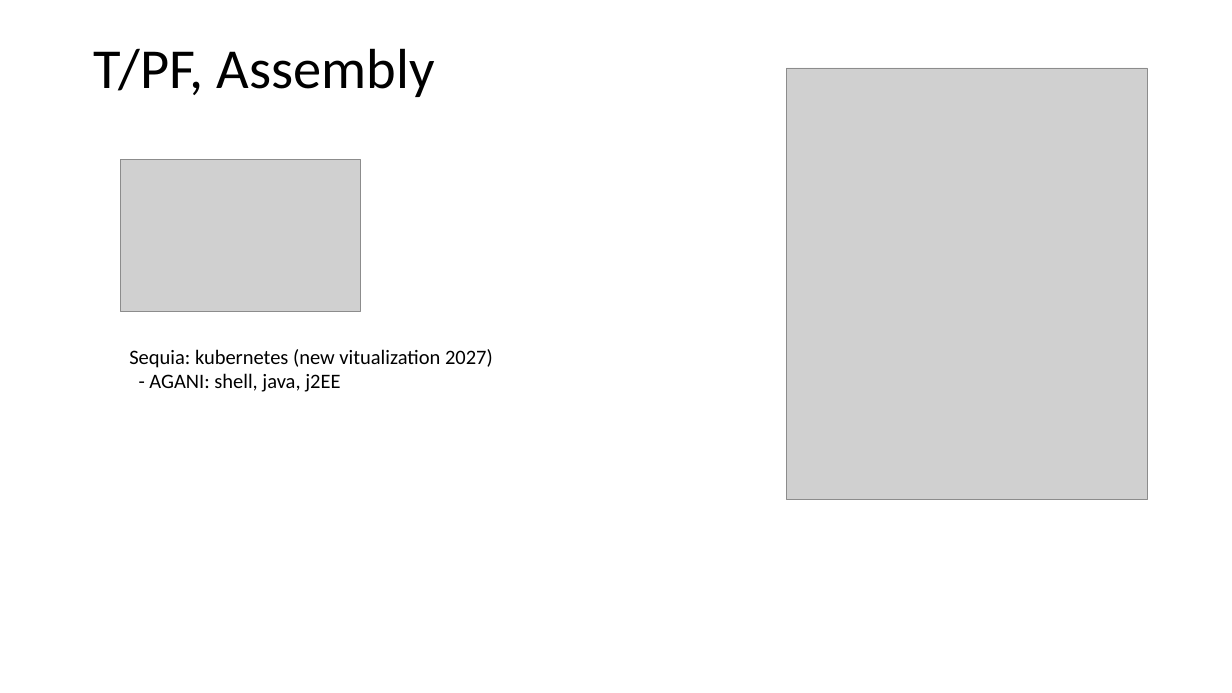
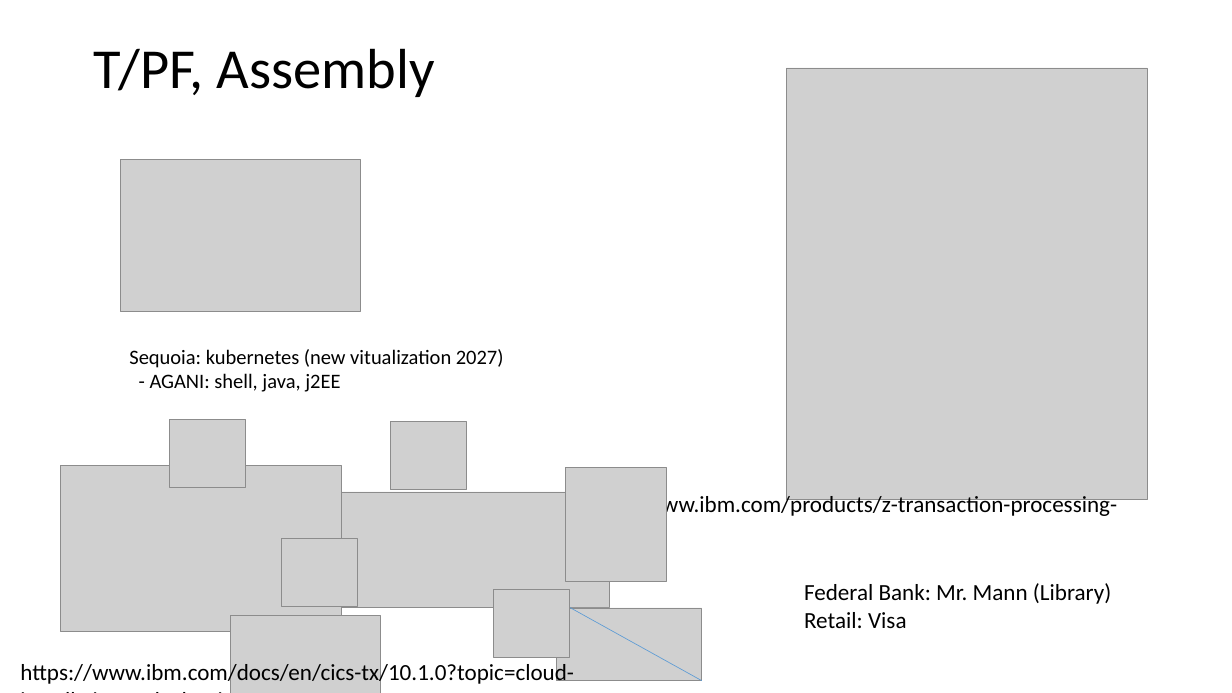
Before and after one commit to meja0016/FBI-depricated-, a slide deck: slide 10 of docs/excel/nonPolicePresentation.pptx. Drawn at 1232x693 pixels with LibreOffice and Linux fonts; fonts in the diff are those of the drawing; grey boxes stand for pictures. Boxes give left, top, right and bottom in pixels: in the first picture for what was removed or moved away, otherwise in the second. Text is boxed around its words. In the diff, an @@ line names an element or a change of style, - is before the commit and + after.

```diff
--- a/docs/excel/nonPolicePresentation.pptx
+++ b/docs/excel/nonPolicePresentation.pptx
@@ text at (x1=129, y1=349, x2=504, y2=368): text changed @@
-Sequia: kubernetes (new vitualization 2027)
+Sequoia: kubernetes (new vitualization 2027)
@@ picture added at (x1=169, y1=420, x2=246, y2=488) @@
@@ picture added at (x1=390, y1=421, x2=467, y2=490) @@
@@ picture added at (x1=60, y1=465, x2=341, y2=631) @@
@@ picture added at (x1=566, y1=468, x2=666, y2=581) @@
@@ picture added at (x1=246, y1=492, x2=609, y2=607) @@
@@ text added at (x1=574, y1=492, x2=1117, y2=518), 18 pt, text #000000 @@
+https://www.ibm.com/products/z-transaction-processing-facility
@@ picture added at (x1=281, y1=539, x2=358, y2=607) @@
@@ picture added at (x1=494, y1=589, x2=570, y2=657) @@
@@ text added at (x1=804, y1=583, x2=1111, y2=628), 18 pt, text #000000 @@
+Federal Bank: Mr. Mann (Library)
+Retail: Visa
@@ picture added at (x1=230, y1=616, x2=381, y2=693) @@
@@ picture added at (x1=556, y1=608, x2=701, y2=681) @@
@@ line added from (570, 607) to (702, 681), #5B9BD5 0.5 pt @@
@@ text added at (x1=20, y1=661, x2=574, y2=687), 18 pt, text #000000 @@
+https://www.ibm.com/docs/en/cics-tx/10.1.0?topic=cloud-install-cics-tx-docker-image
```
Also in this commit, not shown: 2 other slides changed.
